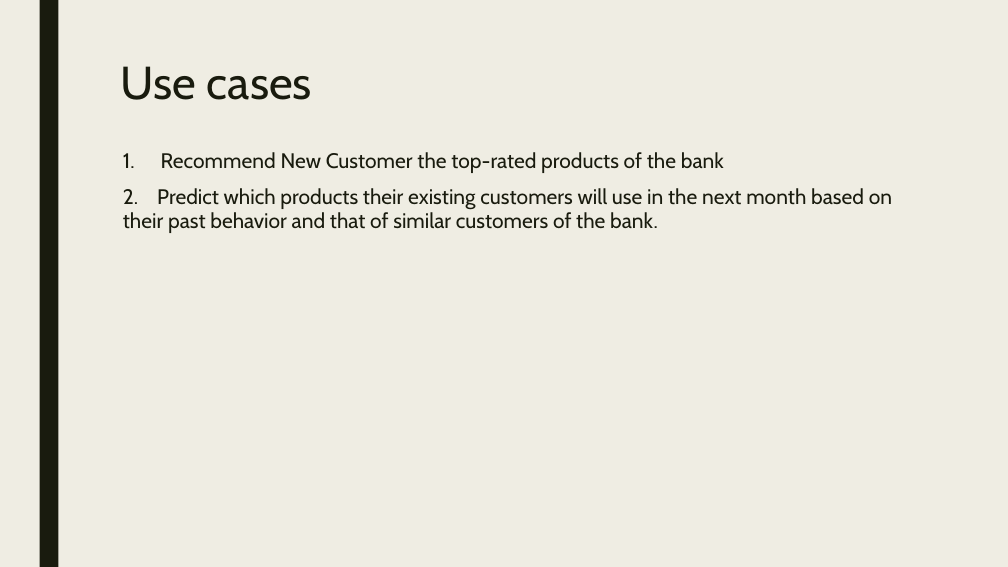
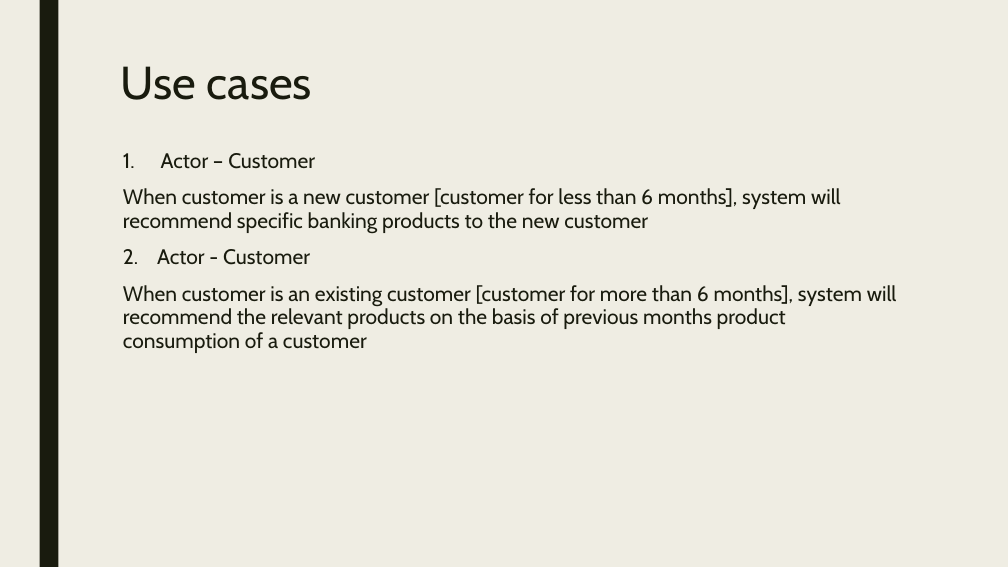
Before and after one commit to vaishalilambe/Team7_Santander_Product_Recommendation, a slide deck: slide 2 of Project_Presentation.pptx. Drawn at 1008x567 pixels with LibreOffice and Linux fonts; fonts in the diff are those of the drawing. Boxes give left, top, right and bottom in pixels: in the first picture for what was removed or moved away, otherwise in the second. Text is boxed around its words. In the diff, an @@ line names an element or a change of style, - is before the commit and + after.

```diff
--- a/Project_Presentation.pptx
+++ b/Project_Presentation.pptx
@@ text at [123, 153, 897, 353]: text changed @@
-1. Recommend New Customer the top-rated products of the bank
-2. Predict which products their existing customers will use in the next month based on their past behavior and that of similar customers of the bank.
+1. Actor – Customer
+When customer is a new customer [customer for less than 6 months], system will recommend specific banking products to the new customer
+2. Actor - Customer
+When customer is an existing customer [customer for more than 6 months], system will recommend the relevant products on the basis of previous months product consumption of a customer
```
Also in this commit, not shown: 5 other slides changed, 1 slide removed.
